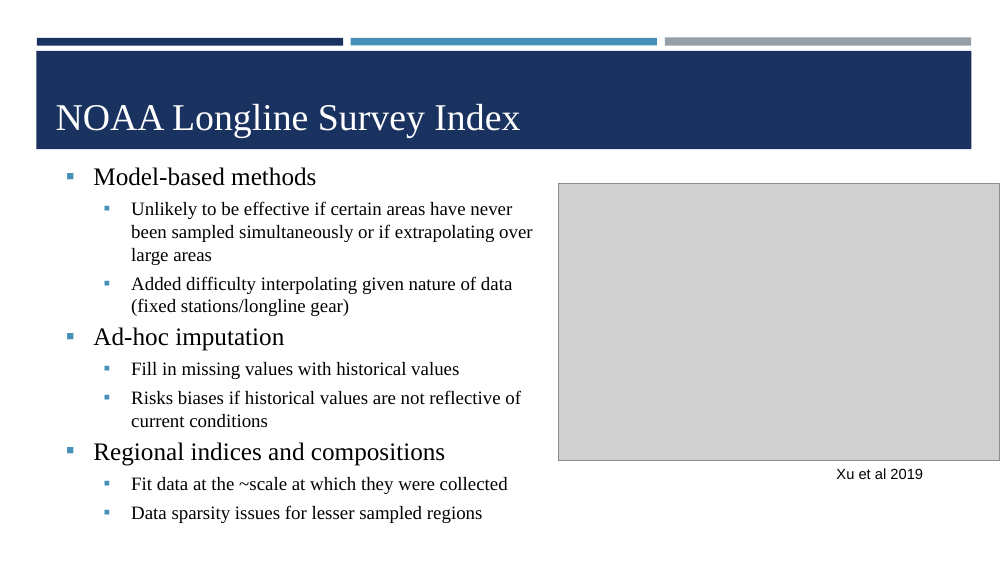
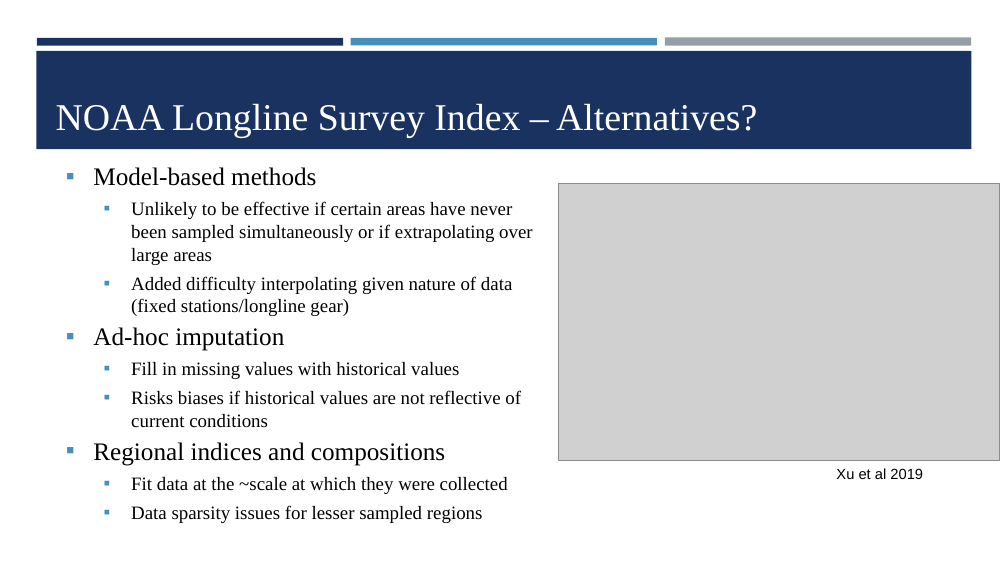
Before and after one commit to dgoethel-noaa/2026_Sablefish_CIE, a slide deck: slide 17 of Presentations/6. Sablefish CIE_Data_Assessment.pptx (slide 13 before the commit). Drawn at 1008x567 pixels with LibreOffice and Linux fonts; fonts in the diff are those of the drawing; grey boxes stand for pictures; background and template pictures are left out. Boxes give left, top, right and bottom in pixels: in the first picture for what was removed or moved away, otherwise in the second. Text is boxed around its words. In the diff, an @@ line names an element or a change of style, - is before the commit and + after.

```diff
--- a/Presentations/6. Sablefish CIE_Data_Assessment.pptx
+++ b/Presentations/6. Sablefish CIE_Data_Assessment.pptx
@@ title at (56, 103, 757, 138): text changed @@
-NOAA Longline Survey Index
+NOAA Longline Survey Index – Alternatives?
```
Also in this commit, not shown: 1 other slide changed, 1 other file.
